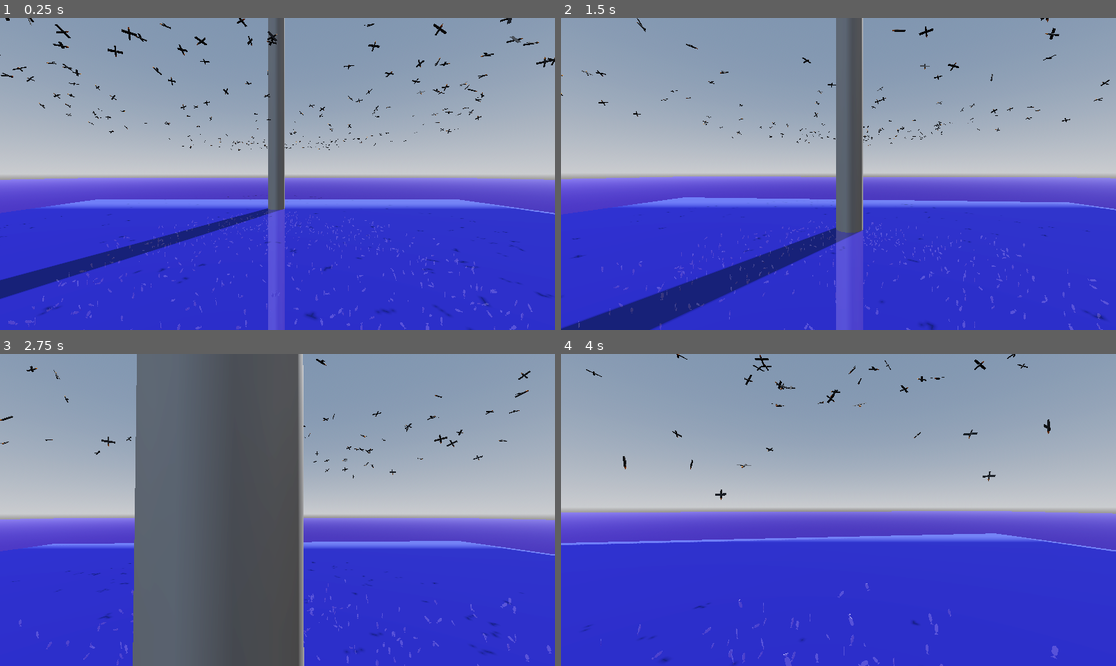
Above: before the commit, frames 1-4 (two rows, left to right).
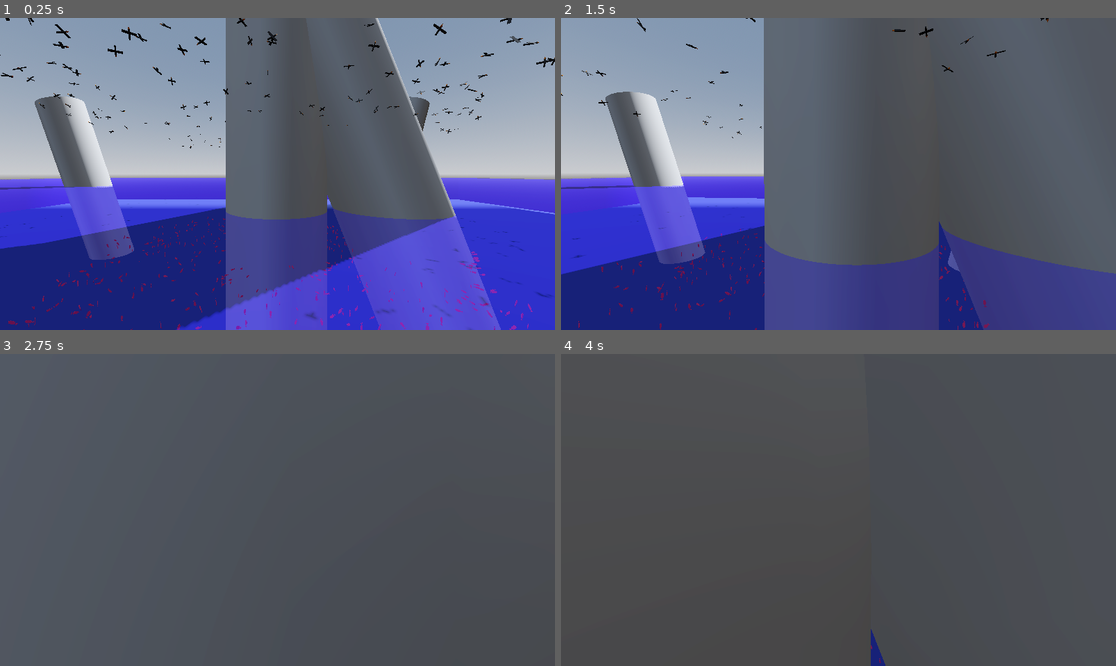
Above: after the commit, the same moments.

Repository: Jude010/aa_project
Game: Godot game, scene res://World.tscn
Same seed, same stepped clock (60 frames per second), same inputs: the game is played once before the commit and once after it.
Inputs (mouse positions are in pixels of both pictures, inside the frame that each line leads up to):
- Up to frame 1 (0.25 s): no input
- Up to frame 2 (1.5 s): move the mouse to (866, 174) at 0.52 s; hold W (Forward) from 0.53 s (still down); move the mouse to (810, 174) at 1.27 s
- Up to frame 3 (2.75 s): keep holding W (Forward); move the mouse to (288, 503) at 2.02 s
- Up to frame 4 (4 s): keep holding W (Forward); move the mouse to (832, 516) at 2.77 s; move the mouse to (877, 513) at 3.52 s

The runs differ from the first frame. In frame 1, 50% of the frame differs, in the area x 0-100%, y 0-100%; in frame 2, 71%; in frame 3, 70%; in frame 4, 100%.

Commit message:
touchups

Diff:
--- a/Boid.tscn
+++ b/Boid.tscn
@@ -22,7 +22,7 @@
 
 [node name="Constrain" parent="." unique_id=1525480855 instance=ExtResource("4_t23lk")]
 Height_constraint = -1.0
-radius = 100.0
+radius = 300.0
 weight = 5.0
 
 [node name="Avoid" parent="." unique_id=1081405415 instance=ExtResource("5_y3sew")]
--- a/Fish.tscn
+++ b/Fish.tscn
@@ -1,4 +1,7 @@
 [gd_scene format=3 uid="uid://dst4lev6qfp2j"]
+
+[sub_resource type="StandardMaterial3D" id="StandardMaterial3D_pggw0"]
+albedo_color = Color(1, 0.21176471, 0.05490196, 1)
 
 [node name="CSGCombiner3D" type="CSGCombiner3D" unique_id=36479728]
 transform = Transform3D(1, 0, 0, 0, 1.6187471, 0, 0, 0, 1.7771603, 0, 0, 0)
@@ -6,23 +9,28 @@
 [node name="CSGBox3D" type="CSGBox3D" parent="." unique_id=776835578]
 transform = Transform3D(1, 0, 0, 0, 1, 0, 0, 0, 1, -0.0006372072, 0.0005212389, 0.015454708)
 size = Vector3(0.009213867, 0.04607666, 0.12557861)
+material = SubResource("StandardMaterial3D_pggw0")
 
 [node name="CSGBox3D2" type="CSGBox3D" parent="." unique_id=456632746]
 transform = Transform3D(1, 0, 0, 0, 0.7494066, -0.6621101, 0, 0.6621101, 0.7494066, -0.0050317803, 0.02087844, -0.05192031)
 operation = 2
 size = Vector3(0.018278807, 0.04607666, 0.0314624)
+material = SubResource("StandardMaterial3D_pggw0")
 
 [node name="CSGBox3D3" type="CSGBox3D" parent="." unique_id=2038764733]
 transform = Transform3D(1, 0, 0, 0, 0.690529, 0.7233046, 0, -0.7233046, 0.690529, -0.0050317803, -0.022014277, -0.046263754)
 operation = 2
 size = Vector3(0.018278807, 0.04607666, 0.0314624)
+material = SubResource("StandardMaterial3D_pggw0")
 
 [node name="CSGBox3D4" type="CSGBox3D" parent="." unique_id=731709305]
 transform = Transform3D(1, 0, 0, 0, 0.690529, 0.7233046, 0, -0.7233046, 0.690529, -0.0050317803, -0.028218215, 0.062149853)
 operation = 2
 size = Vector3(0.018278807, 0.04607666, 0.0314624)
+material = SubResource("StandardMaterial3D_pggw0")
 
 [node name="CSGBox3D5" type="CSGBox3D" parent="." unique_id=674754660]
 transform = Transform3D(1, 0, 0, 0, -0.741613, 0.6708279, 0, -0.6708279, -0.741613, -0.0050317803, 0.02970466, 0.057209987)
 operation = 2
 size = Vector3(0.018278807, 0.04607666, 0.038070068)
+material = SubResource("StandardMaterial3D_pggw0")
--- a/World.tscn
+++ b/World.tscn
@@ -29,11 +29,23 @@
 subdivide_width = 10
 subdivide_depth = 10
 
+[sub_resource type="StandardMaterial3D" id="StandardMaterial3D_eu7l1"]
+transparency = 4
+albedo_color = Color(0.15460971, 3.1766296e-05, 0.95301443, 0.3254902)
+
+[sub_resource type="BoxMesh" id="BoxMesh_p1v5b"]
+material = SubResource("StandardMaterial3D_eu7l1")
+flip_faces = true
+size = Vector3(200, 14, 200)
+
 [sub_resource type="CylinderMesh" id="CylinderMesh_bcbcq"]
+top_radius = 3.0
+bottom_radius = 3.0
 height = 100.0
 
 [sub_resource type="CylinderShape3D" id="CylinderShape3D_js7pq"]
-height = 6.0
+height = 100.0
+radius = 3.0
 
 [sub_resource type="WorldBoundaryShape3D" id="WorldBoundaryShape3D_bcbcq"]
 
@@ -56,6 +68,10 @@
 
 [node name="Water" type="MeshInstance3D" parent="." unique_id=1432328943]
 mesh = SubResource("PlaneMesh_c6gwx")
+
+[node name="MeshInstance3D" type="MeshInstance3D" parent="Water" unique_id=453115953]
+transform = Transform3D(1, 0, 0, 0, 1.5587649, 0, 0, 0, 1, 0, -10.793294, 0)
+mesh = SubResource("BoxMesh_p1v5b")
 
 [node name="Player" parent="." unique_id=153131795 instance=ExtResource("2_2dftf")]
 transform = Transform3D(1, 0, 0, 0, 1, 0, 0, 0, 1, 0.058847338, 2.084538, 12.3114195)
@@ -82,6 +98,52 @@
 [node name="CollisionShape3D" type="CollisionShape3D" parent="StaticBody3D" unique_id=1825690479]
 shape = SubResource("CylinderShape3D_js7pq")
 
+[node name="StaticBody3D6" type="StaticBody3D" parent="." unique_id=599503309]
+transform = Transform3D(0.7410131, -0.5185499, 0.42662087, -0.034023445, 0.6055238, 0.7950997, -0.670628, -0.60369444, 0.43105808, 9.752972, 24.528728, 18.279999)
+
+[node name="MeshInstance3D" type="MeshInstance3D" parent="StaticBody3D6" unique_id=692285273]
+transform = Transform3D(1, 0, -8.940697e-08, -1.1920929e-07, 1.0000001, 2.9802322e-08, 2.9802322e-08, 0, 1.0000005, -0.670485, -10.329283, -0.33929825)
+mesh = SubResource("CylinderMesh_bcbcq")
+
+[node name="CollisionShape3D" type="CollisionShape3D" parent="StaticBody3D6" unique_id=2091853170]
+shape = SubResource("CylinderShape3D_js7pq")
+
+[node name="StaticBody3D2" type="StaticBody3D" parent="." unique_id=1986648606]
+transform = Transform3D(0.92982143, -0.36801094, 0, 0.36801094, 0.92982143, 0, 0, 0, 1, 9.374947, -6.7964687, 0)
+
+[node name="MeshInstance3D" type="MeshInstance3D" parent="StaticBody3D2" unique_id=507890047]
+mesh = SubResource("CylinderMesh_bcbcq")
+
+[node name="CollisionShape3D" type="CollisionShape3D" parent="StaticBody3D2" unique_id=1846267612]
+shape = SubResource("CylinderShape3D_js7pq")
+
+[node name="StaticBody3D3" type="StaticBody3D" parent="." unique_id=926207721]
+transform = Transform3D(0.6544004, 0.1901333, -0.7318534, -0.27900788, 0.96028876, 0, 0.7027906, 0.20419288, 0.6814621, -22.999716, -38.396225, 0)
+
+[node name="MeshInstance3D" type="MeshInstance3D" parent="StaticBody3D3" unique_id=230409778]
+mesh = SubResource("CylinderMesh_bcbcq")
+
+[node name="CollisionShape3D" type="CollisionShape3D" parent="StaticBody3D3" unique_id=1640019684]
+shape = SubResource("CylinderShape3D_js7pq")
+
+[node name="StaticBody3D4" type="StaticBody3D" parent="." unique_id=976538689]
+transform = Transform3D(0.70924765, -0.2755159, -0.6488904, 0.16052844, 0.959403, -0.23189801, 0.6864389, 0.060307667, 0.7246824, -22.999716, -33.931953, -25.330797)
+
+[node name="MeshInstance3D" type="MeshInstance3D" parent="StaticBody3D4" unique_id=197833607]
+mesh = SubResource("CylinderMesh_bcbcq")
+
+[node name="CollisionShape3D" type="CollisionShape3D" parent="StaticBody3D4" unique_id=1437736264]
+shape = SubResource("CylinderShape3D_js7pq")
+
+[node name="StaticBody3D5" type="StaticBody3D" parent="." unique_id=1967039087]
+transform = Transform3D(0.7900658, 0.23829679, -0.5648102, -0.20903507, 0.97085863, 0.117209256, 0.5762814, 0.02546199, 0.8168546, 11.717377, -33.931953, -25.330797)
+
+[node name="MeshInstance3D" type="MeshInstance3D" parent="StaticBody3D5" unique_id=937605960]
+mesh = SubResource("CylinderMesh_bcbcq")
+
+[node name="CollisionShape3D" type="CollisionShape3D" parent="StaticBody3D5" unique_id=750297589]
+shape = SubResource("CylinderShape3D_js7pq")
+
 [node name="Center" type="Marker3D" parent="." unique_id=1472087462]
 
 [node name="Floor" type="StaticBody3D" parent="." unique_id=1271301934]
--- a/bird_boid.tscn
+++ b/bird_boid.tscn
@@ -29,7 +29,7 @@
 
 [node name="Constrain" parent="." unique_id=1525480855 instance=ExtResource("3_0ptss")]
 Height_constraint = 1.0
-radius = 100.0
+radius = 300.0
 
 [node name="CollisionShape3D2" type="CollisionShape3D" parent="." unique_id=974501890]
 transform = Transform3D(1, 0, 0, 0, 1, 0, 0, 0, 1, -0.0020141602, 0.013420105, -0.00024414063)
--- /dev/null
+++ b/player.gdshader
@@ -0,0 +1,15 @@
+shader_type spatial;
+
+void vertex() {
+	// Called for every vertex the material is visible on.
+}
+
+void fragment() {
+	COLOR =
+	// Called for every pixel the material is visible on.
+}
+
+//void light() {
+//	// Called for every pixel for every light affecting the material.
+//	// Uncomment to replace the default light processing function with this one.
+//}
--- a/player.tscn
+++ b/player.tscn
@@ -10,8 +10,6 @@
 height = 0.5
 
 [node name="Player" type="CharacterBody3D" unique_id=153131795]
-collision_layer = 2
-collision_mask = 2
 script = ExtResource("1_4flbx")
 
 [node name="CollisionShape3D" type="CollisionShape3D" parent="." unique_id=1061345713]
Not shown, added: player.gdshader.uid
